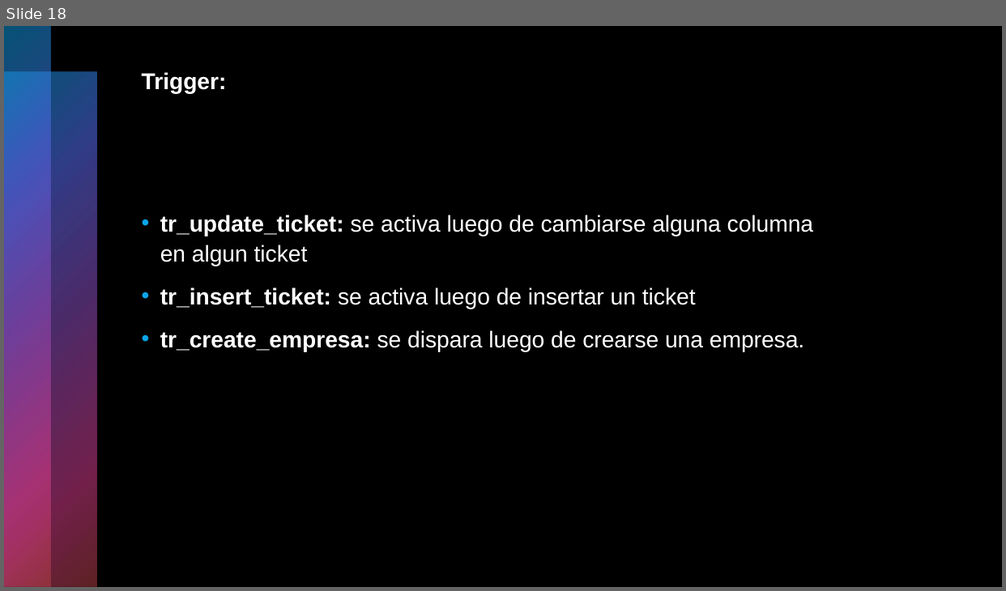
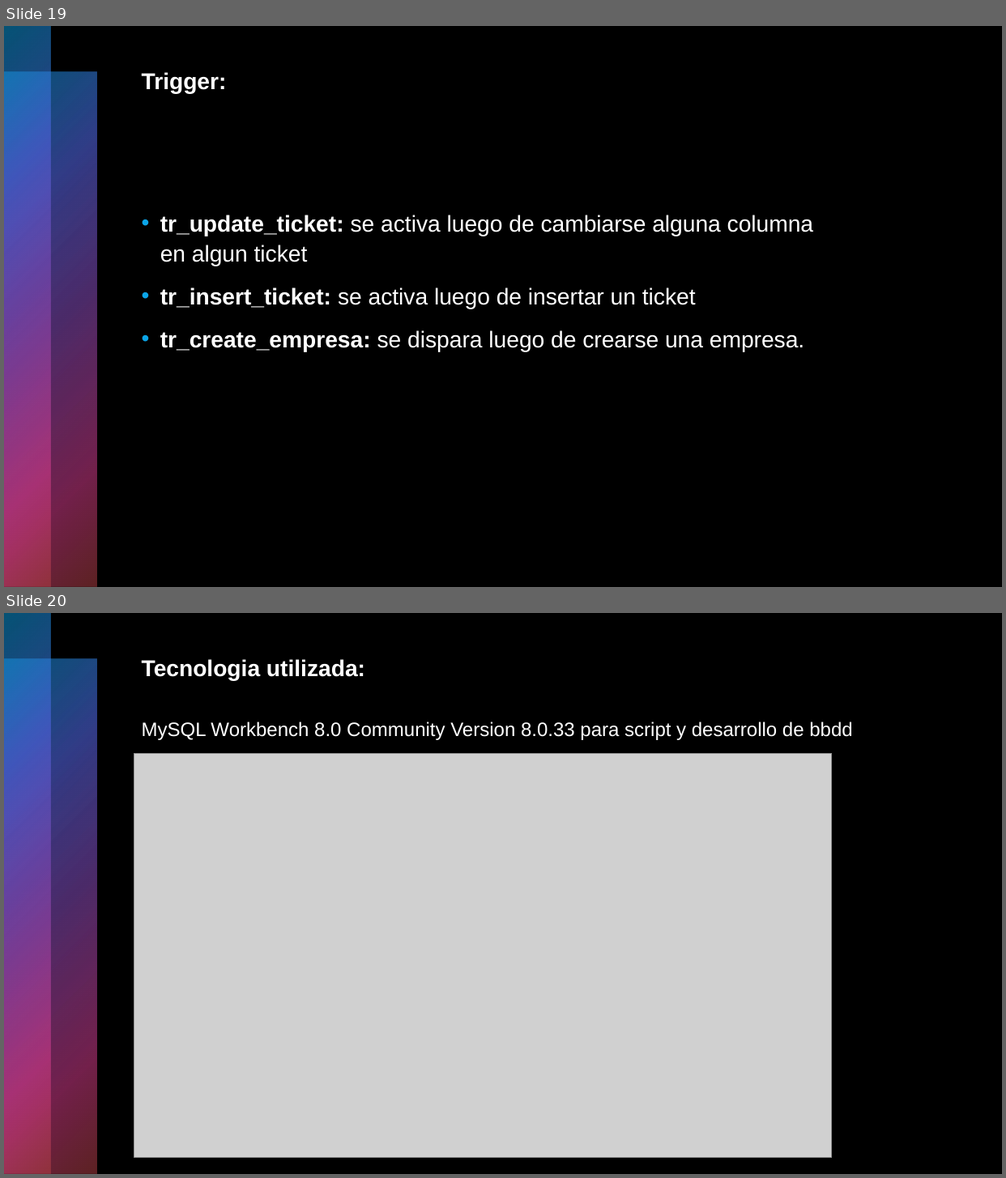
Before and after one commit to rodriguezleandro98/Tp_Final_Rodriguez, a slide deck: Tp_Final_Rodriguez.pptx. Shown one above the other, each under a label of ours: slide 18 before the commit, slides 19 and 20 after it. The pictures are 1006x591 and 1006x1178 pixels, drawn with LibreOffice and Linux fonts; fonts in the diff are those of the drawing; grey boxes stand for pictures. Boxes give left, top, right and bottom in pixels: in the first picture for what was removed or moved away, otherwise in the second. Text is boxed around its words. In the diff, an @@ line names an element or a change of style, - is before the commit and + after.

```diff
--- a/Tp_Final_Rodriguez.pptx
+++ b/Tp_Final_Rodriguez.pptx
@@ slide 20 added at [4,613,1002,1174], background #000000; not listed: 2 template elements that a slide beside it also shows @@
@@ title added at [142,659,365,681], 22 pt, text #FFFFFF, bold @@
+Tecnologia utilizada:
@@ text added at [142,722,852,740], 18.7 pt, text #FFFFFF @@
+MySQL Workbench 8.0 Community Version 8.0.33 para script y desarrollo de bbdd
@@ picture added at [134,753,832,1157] @@
@@ what was slide 18 is now slide 19 @@
```
Also in this commit, not shown: 2 other slides added, 1 other file.
